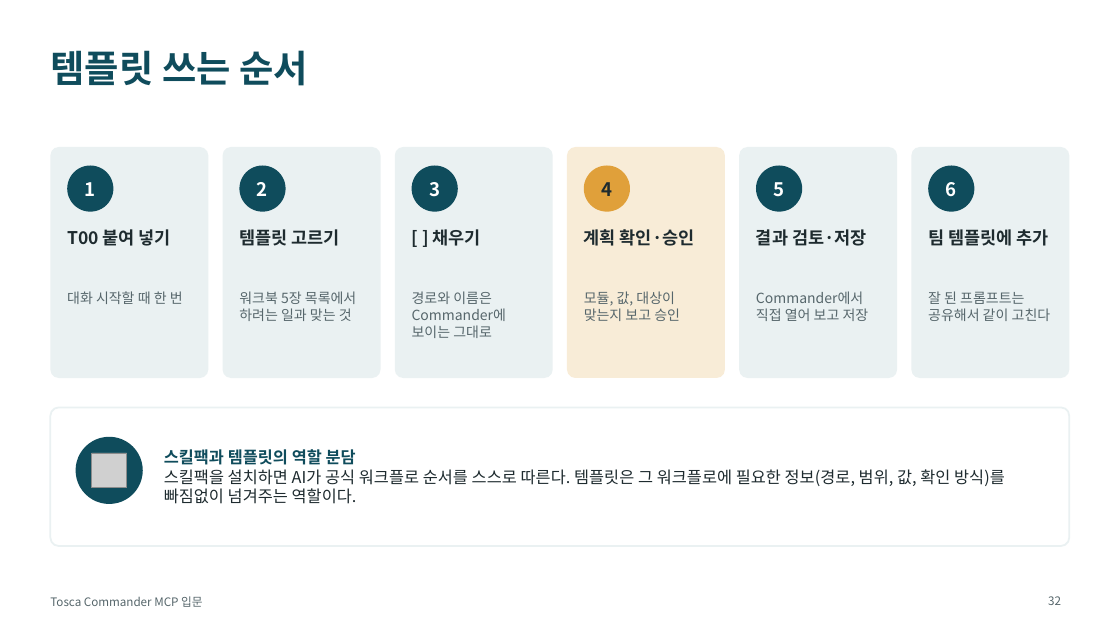
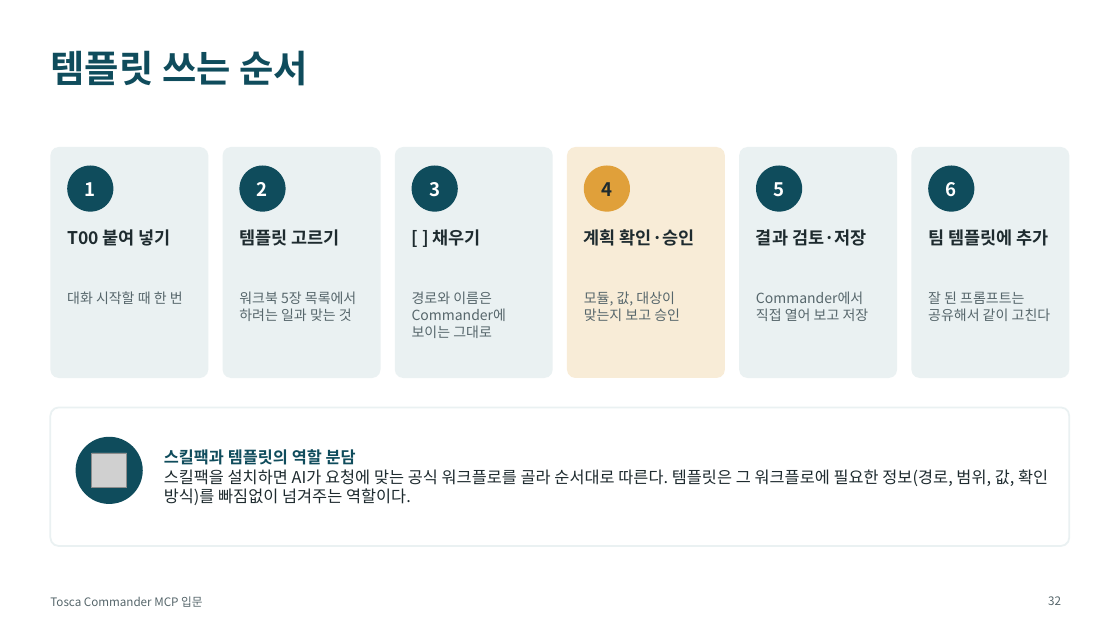
Before and after one commit to tjkim0725/Agent, a slide deck: slide 32 of tosca-mcp-training/Tosca_Commander_MCP_교육자료.pptx. Drawn at 1120x630 pixels with LibreOffice and Linux fonts; fonts in the diff are those of the drawing; grey boxes stand for pictures. Boxes give left, top, right and bottom in pixels: in the first picture for what was removed or moved away, otherwise in the second. Text is boxed around its words. In the diff, an @@ line names an element or a change of style, - is before the commit and + after.

```diff
--- a/tosca-mcp-training/Tosca_Commander_MCP_교육자료.pptx
+++ b/tosca-mcp-training/Tosca_Commander_MCP_교육자료.pptx
@@ text at box(164, 469, 1048, 505): text changed @@
-스킬팩을 설치하면 AI가 공식 워크플로 순서를 스스로 따른다. 템플릿은 그 워크플로에 필요한 정보(경로, 범위, 값, 확인 방식)를 빠짐없이 넘겨주는 역할이다.
+스킬팩을 설치하면 AI가 요청에 맞는 공식 워크플로를 골라 순서대로 따른다. 템플릿은 그 워크플로에 필요한 정보(경로, 범위, 값, 확인 방식)를 빠짐없이 넘겨주는 역할이다.
```
Also in this commit, not shown: 20 other slides changed, 6 other files.
